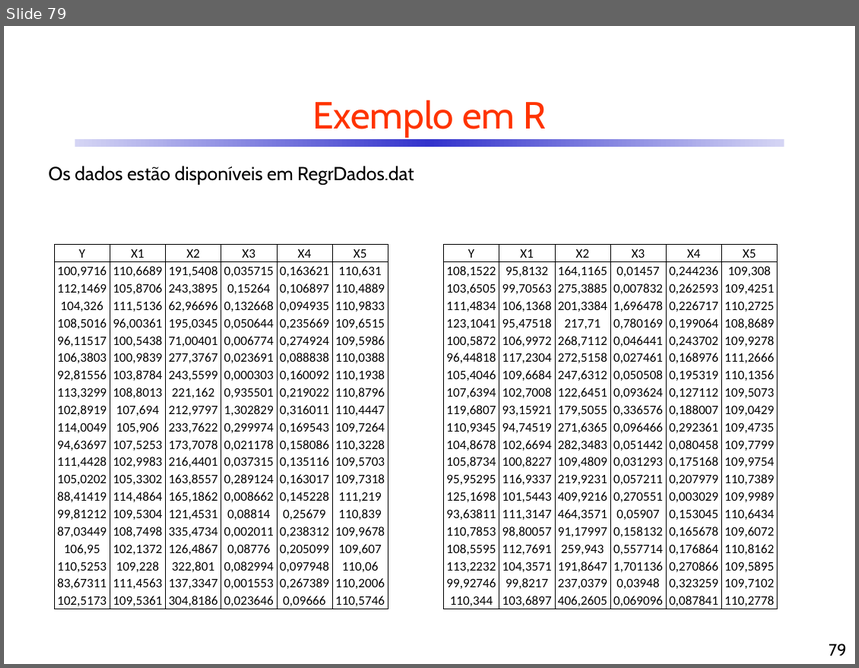
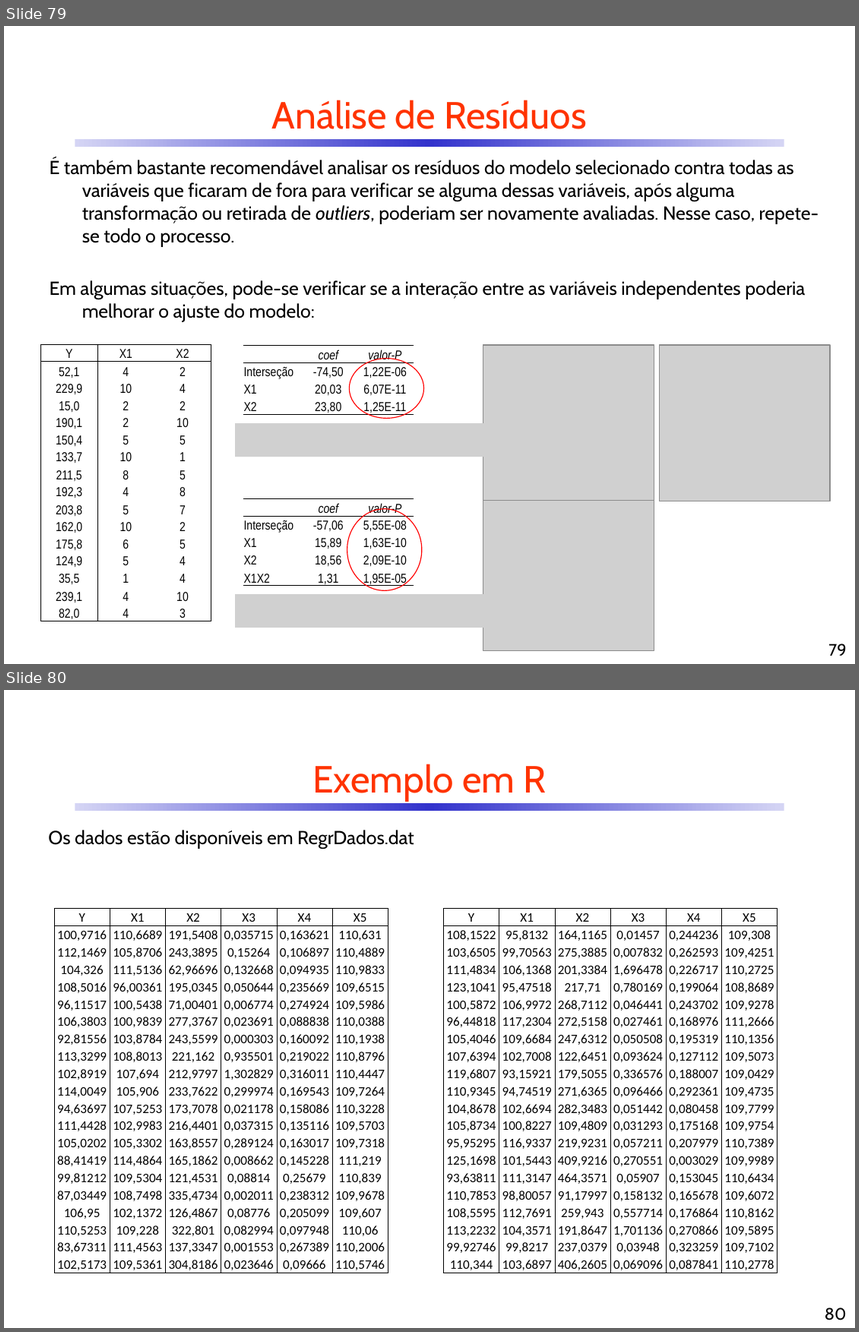
Before and after one commit to CDRenno/Estatistica, a slide deck: ppt/10ARegr.pptx. Shown one above the other, each under a label of ours: slide 79 before the commit, slides 79 and 80 after it. The pictures are 859x668 and 859x1332 pixels, drawn with LibreOffice and Linux fonts; fonts in the diff are those of the drawing; grey boxes stand for pictures; background and template pictures are left out. Boxes give left, top, right and bottom in pixels: in the first picture for what was removed or moved away, otherwise in the second. Text is boxed around its words. In the diff, an @@ line names an element or a change of style, - is before the commit and + after.

```diff
--- a/ppt/10ARegr.pptx
+++ b/ppt/10ARegr.pptx
@@ slide 79 added at <box>4,26,855,664</box>, background #FFFFFF; not listed: 1 template element that a slide beside it also shows @@
@@ title added at <box>272,100,586,129</box>, 32 pt, text #FF3300 @@
+Análise de Resíduos
@@ text added at <box>50,160,819,322</box>, 16 pt, text #000000 @@
+É também bastante recomendável analisar os resíduos do modelo selecionado contra todas as variáveis que ficaram de fora para verificar se alguma dessas variáveis, após alguma transformação ou retirada de outliers, poderiam ser novamente avaliadas. Nesse caso, repete-se todo o processo.
+Em algumas situações, pode-se verificar se a interação entre as variáveis independentes poderia melhorar o ajuste do modelo:
@@ table added at <box>40,344,211,623</box>, 16 rows, 3 columns @@
+Y | X1 | X2
+52,1 | 4 | 2
+229,9 | 10 | 4
+15,0 | 2 | 2
+190,1 | 2 | 10
+150,4 | 5 | 5
+133,7 | 10 | 1
+211,5 | 8 | 5
+192,3 | 4 | 8
+203,8 | 5 | 7
+162,0 | 10 | 2
+175,8 | 6 | 5
+124,9 | 5 | 4
+35,5 | 1 | 4
+239,1 | 4 | 10
+82,0 | 4 | 3
@@ table added at <box>243,345,414,417</box>, 4 rows, 3 columns @@
+ | coef | valor-P
+Interseção | -74,50 | 1,22E-06
+X1 | 20,03 | 6,07E-11
+X2 | 23,80 | 1,25E-11
@@ ellipse added at <box>350,359,424,418</box>, outline #FF0000 0.75 pt @@
@@ picture added at <box>484,345,655,501</box> @@
@@ picture added at <box>659,345,831,502</box> @@
@@ picture added at <box>236,423,526,457</box> @@
@@ table added at <box>243,499,414,588</box>, 5 rows, 3 columns @@
+ | coef | valor-P
+Interseção | -57,06 | 5,55E-08
+X1 | 15,89 | 1,63E-10
+X2 | 18,56 | 2,09E-10
+X1X2 | 1,31 | 1,95E-05
@@ picture added at <box>484,499,655,651</box> @@
@@ ellipse added at <box>347,509,422,591</box>, outline #FF0000 0.75 pt @@
@@ picture added at <box>236,594,526,628</box> @@
@@ page number added at <box>829,644,846,656</box>, 14 pt, text #000000 @@
+79
@@ what was slide 79 is now slide 80 @@
@@ page number at <box>825,1308,847,1321</box>: text changed @@
-79
+80
```
Also in this commit, not shown: 24 slides changed, 1 other file.
